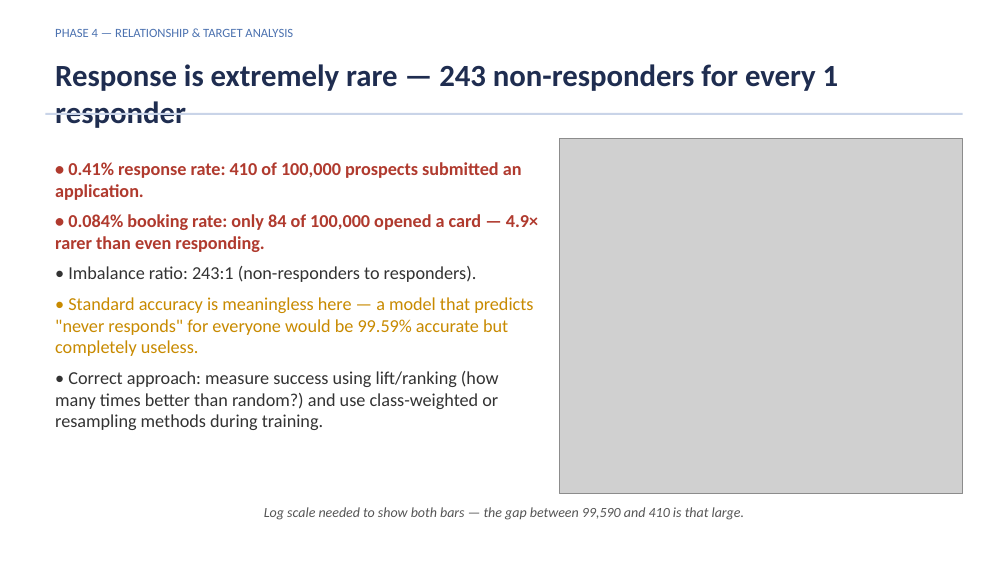
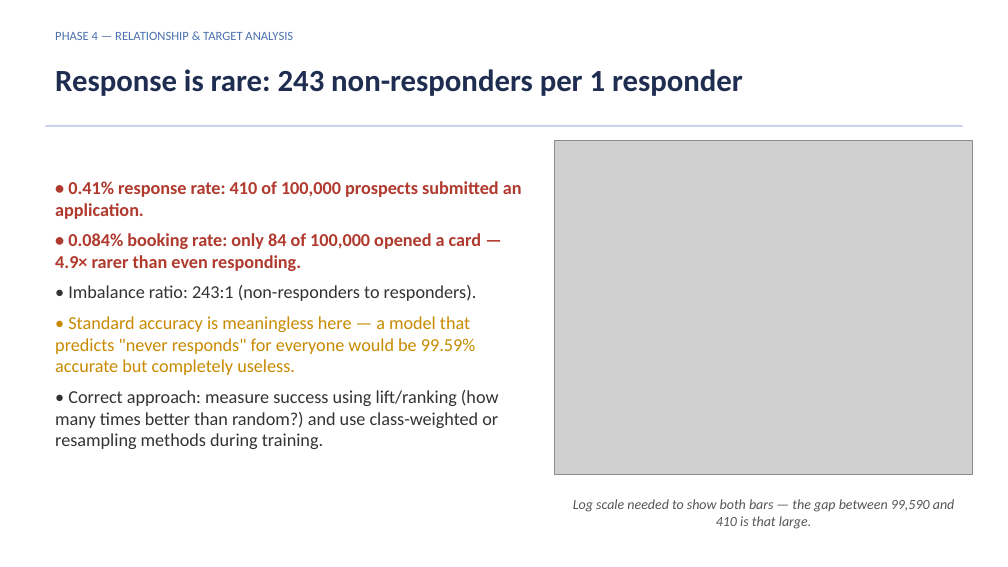
Before and after one commit to adarshkuthuru/segmentation-and-feature-discovery-claude-demo, a slide deck: slide 6 of outputs/EDA/Full_Data_executive_summary.pptx. Drawn at 1008x567 pixels with LibreOffice and Linux fonts; fonts in the diff are those of the drawing; grey boxes stand for pictures. Boxes give left, top, right and bottom in pixels: in the first picture for what was removed or moved away, otherwise in the second. Text is boxed around its words. In the diff, an @@ line names an element or a change of style, - is before the commit and + after.

```diff
--- a/outputs/EDA/Full_Data_executive_summary.pptx
+++ b/outputs/EDA/Full_Data_executive_summary.pptx
@@ text at bbox=[55, 69, 743, 96]: text changed @@
-Response is extremely rare — 243 non-responders for every 1 responder
+Response is rare: 243 non-responders per 1 responder
@@ text "• 0.41% response rate: 410 ..." rewrapped from bbox=[55, 162, 538, 430] to bbox=[55, 181, 522, 449] @@
@@ rectangle: place and size @@
-rectangle at bbox=[45, 113, 963, 115]
+rectangle at bbox=[45, 125, 963, 127]
@@ picture: place and size @@
-picture at bbox=[559, 138, 963, 494]
+picture at bbox=[554, 140, 973, 475]
@@ text "Log scale needed to show ..." rewrapped from bbox=[264, 507, 744, 520] to bbox=[573, 499, 955, 529] @@
```
Also in this commit, not shown: 8 other slides changed, 5 other files.
